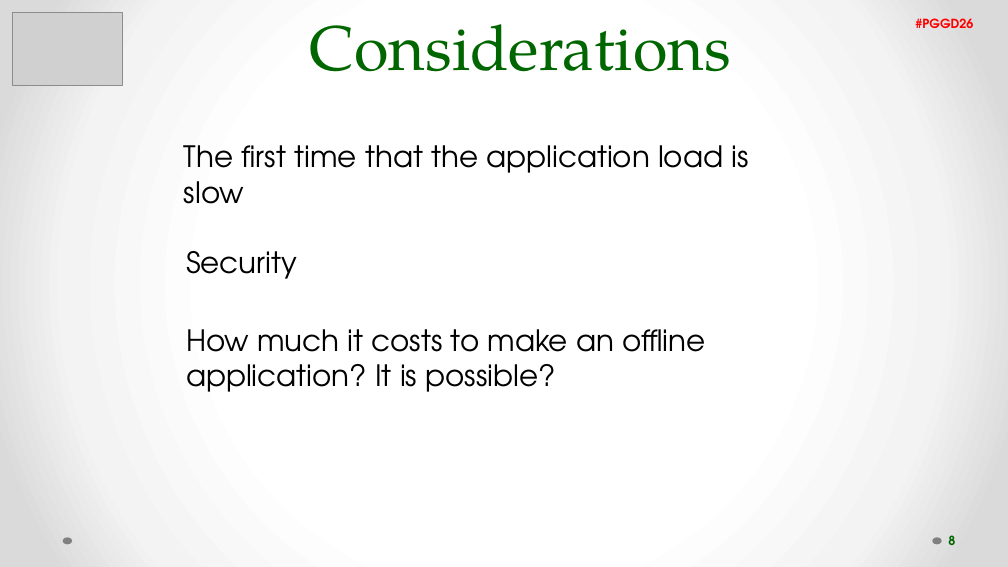
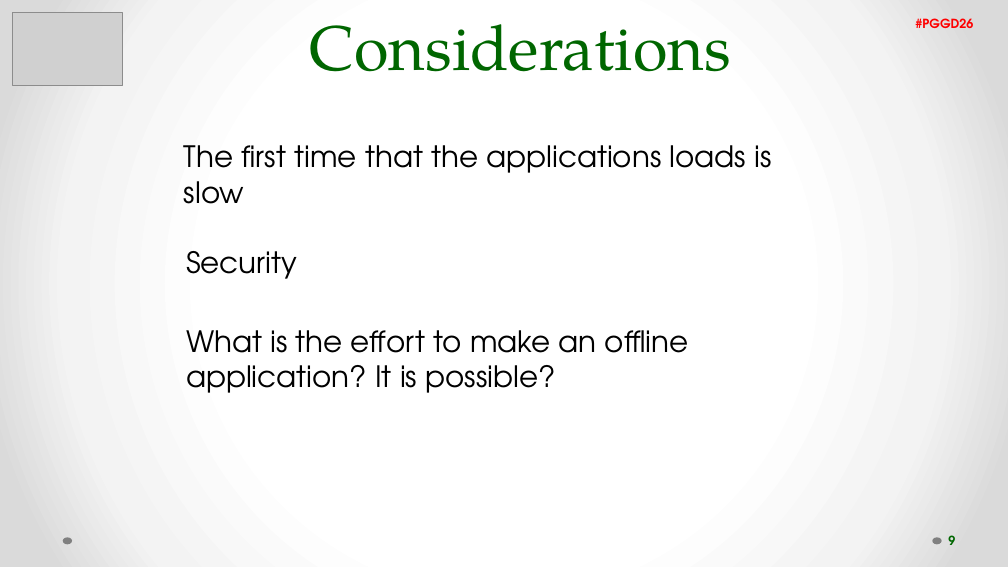
Before and after one commit to filipavm/PGGD26, a slide deck: slide 9 of The power of SPA.pptx (slide 8 before the commit). Drawn at 1008x567 pixels with LibreOffice and Linux fonts; fonts in the diff are those of the drawing; grey boxes stand for pictures. Boxes give left, top, right and bottom in pixels: in the first picture for what was removed or moved away, otherwise in the second. Text is boxed around its words. In the diff, an @@ line names an element or a change of style, - is before the commit and + after.

```diff
--- a/The power of SPA.pptx
+++ b/The power of SPA.pptx
@@ text at <box>184,145,771,204</box>: text changed @@
-The first time that the application load is slow
+The first time that the applications loads is slow
@@ text at <box>186,330,689,393</box>: text changed @@
-How much it costs to make an offline application? It is possible?
+What is the effort to make an offline application? It is possible?
@@ page number at <box>948,535,955,545</box>: text changed @@
-8
+9
```
Also in this commit, not shown: 10 other slides changed, 3 slides added, 1 slide removed.
